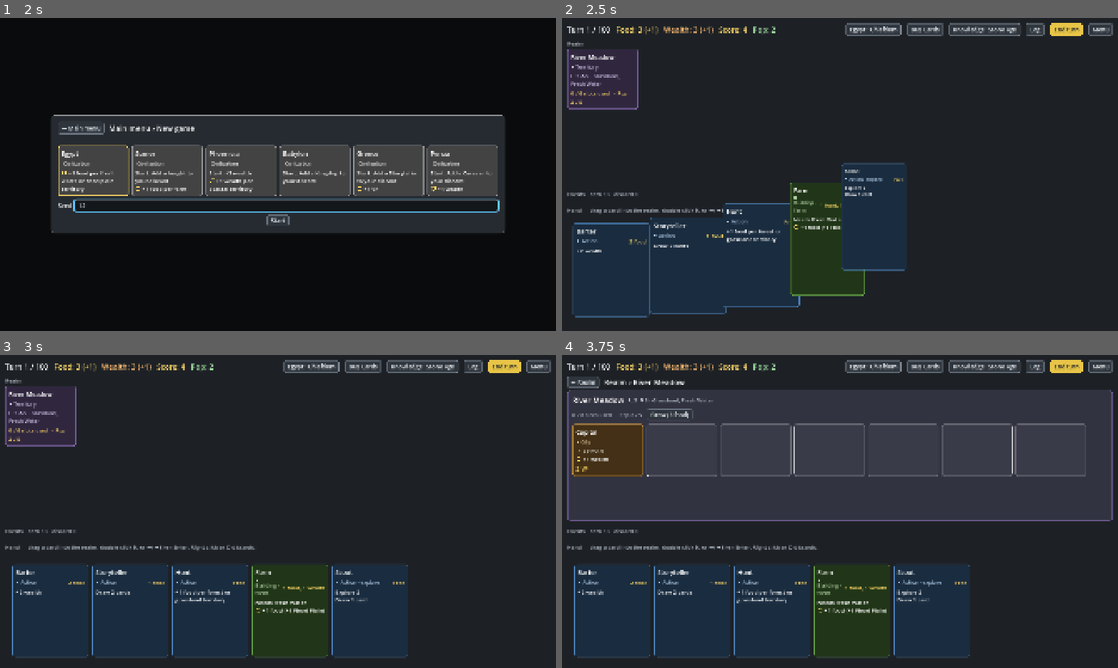
Above: before the commit, frames 1-4 (two rows, left to right).
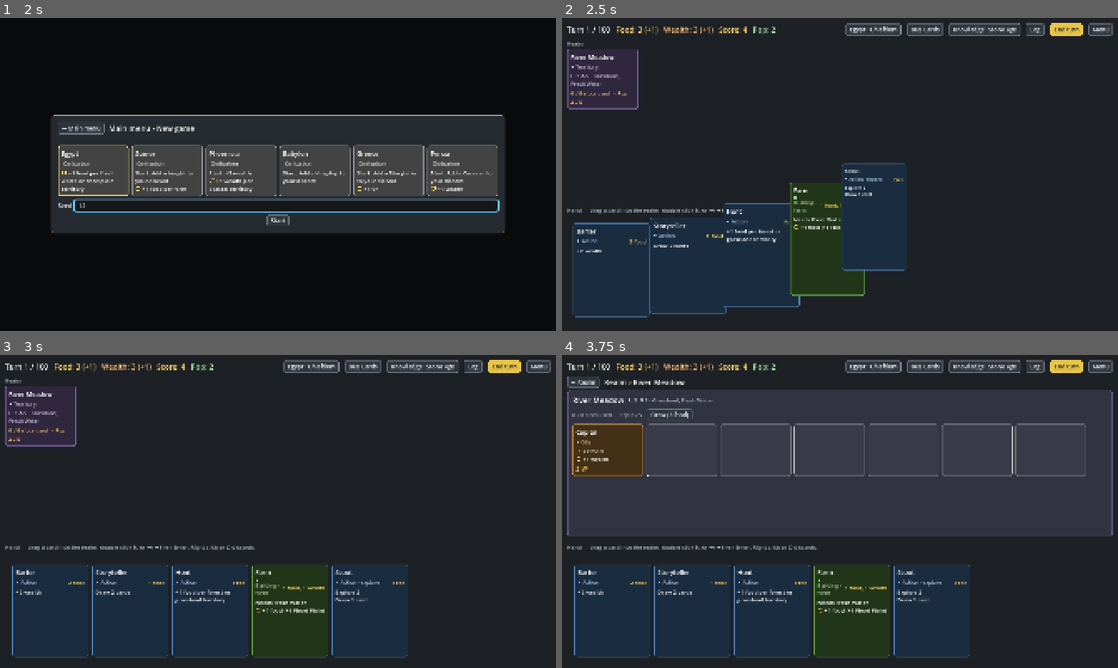
Above: after the commit, the same moments.

Repository: r888888888/4x-card-game
Game: Godot game, scene res://ui/main.tscn
Two runs of this game, one before a commit and one after it. Both use one fixed random seed, a clock stepped at 60 frames per second and the inputs below.
Inputs (mouse positions are in pixels of both pictures, inside the frame that each line leads up to):
- Up to frame 1 (2 s): click "New game" at 0.5 s; click (283, 205) at 1.27 s; type "12" at 1.35 s
- Up to frame 2 (2.5 s): click "Start" at 2 s
- Up to frame 3 (3 s): tap Enter (ui_accept) at 2.75 s; drag from (38, 417) to (333, 442) at 2.77 s
- Up to frame 4 (3.75 s): drag from (606, 448) to (812, 574) at 3.52 s

Frame 1 is identical in both runs. In frame 2, 0.1% of the frame differs, in the area x 0-14%, y 55-57%; in frame 3, 0.1%; in frame 4, 5.2%, in the area x 0-100%, y 52-58%.

Commit message:
122: the Events heading hides the event piles' counts; the section shows only while an event is active
Co-Authored-By: Claude Opus 5.5 <noreply@anthropic.com>

Diff:
--- a/tests/test_event_panel.gd
+++ b/tests/test_event_panel.gd
@@ -62,7 +62,8 @@
 		eq(panel.get("info"), "Events", "just 'Events' (122)")
 		var headings: Array = main.section_headings().map(func(h): return h.text)
 		check(headings.has("Events"), "the Events heading: %s" % [headings])
-		check(not headings.any(func(h: String): return h.contains("deck") or h.contains("discard")), "no counts: %s" % [headings])
+		check(not headings.any(func(h: String): return h.begins_with("Events") and (h.contains("deck") or h.contains("discard"))),
+			"no counts on the Events heading: %s" % [headings])
 		eq(panel.get("tooltip"), TOOLTIP, "the tooltip explains the draw only")
 		close_main(main))
 
--- a/ui/events_section.gd
+++ b/ui/events_section.gd
@@ -1,7 +1,7 @@
 class_name EventsSection
 extends RefCounted
-## The play area's Events section (068, 084, 115): a heading with the event piles' counts, the active events' row,
-## and the Relieve button, shown while a Famine can be relieved. Hidden when the config has no event deck.
+## The play area's Events section (068, 084): the "Events" heading, the active events' row, and the Relieve button,
+## shown while a Famine can be relieved. Shown only while an event is active (122: the event piles stay hidden).
 
 var box: VBoxContainer  # the section: heading, row, Relieve
 var row: HBoxContainer  # the active events, in draw order
@@ -19,12 +19,8 @@
 
 
 func refresh(e: GameEngine) -> void:
-	box.visible = not e.config.get("event_deck", {}).is_empty()
-	_heading.text = "Events · deck %d · discard %d" % [e.zone("event_deck").size(), e.zone("event_discard").size()]
+	box.visible = not e.config.get("event_deck", {}).is_empty() and not e.zone("active_events").is_empty()
 	_heading.tooltip_text = "One event is drawn at the end of each turn. It stays active until its turns run out."
-	var waiting := e.zone("future_events").size()
-	if waiting > 0:
-		_heading.tooltip_text += "\n%d %s for a later era." % [waiting, "event waits" if waiting == 1 else "events wait"]
 	# Relieve: shown while a Famine is active and has a relief price, disabled with the reason it can't pay.
 	var relief := e.famine_relief()
 	_relieve.visible = e.famine_counters() > 0 and not relief.is_empty()
@@ -39,6 +35,6 @@
 	return {"visible": box.visible, "info": _heading.text, "tooltip": _heading.tooltip_text}
 
 
-## Where an event leaving the board flies: its heading's counts.
+## Where an event leaving the board flies: its heading.
 func heading_point() -> Vector2:
 	return _heading.get_global_rect().get_center()
